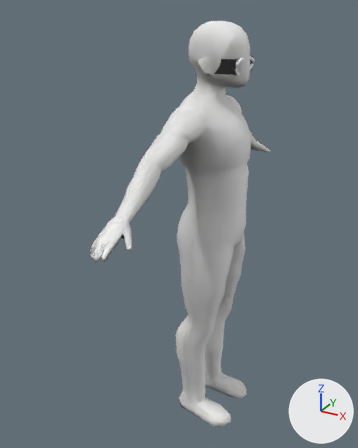
The glTF model roster/rin/attires/attire1/model.glb: old version first, new version second.
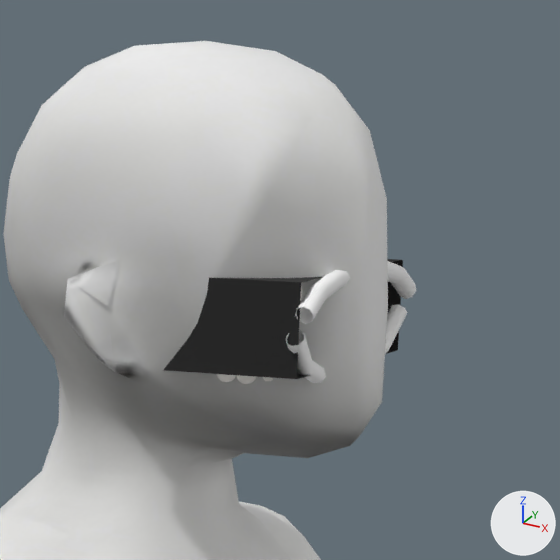
Each version appears first whole from a 50 mm lens placed at (0.457, -1.007, 0.527), pointed at (-0.082, -0.027, 0.037), and next in a close-up on the part from 52% to 78% of the width and 3% to 23% of the height. Arrows for +X, +Y and +Z are at lower right; the lights stay in place. The last two pictures show the newer version. Where no turn or scale is listed for an object, it has been applied to the vertices. Vertices at exactly the same position are counted once.

The first close-up shows 'ren_mouth_cavity', 'ren_mouth_lip_lower', 'ren_mouth_lip_upper', 'ren_mouth_teeth_lower', 'ren_mouth_teeth_upper', 'tripo_node_9b6dd445-87d8-4f80-be0e-4f4a166dedbe'.
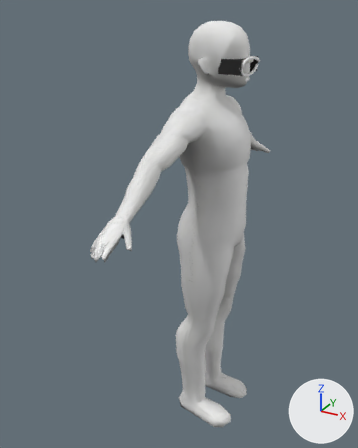
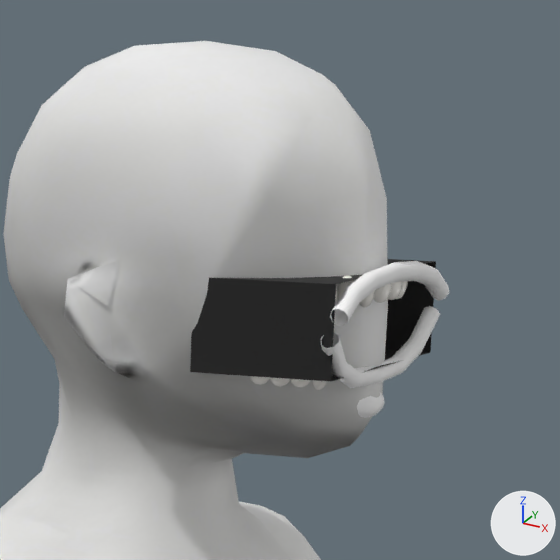
The change in detail:
me_ren_mouth_cavity is used by ob_ren_mouth_cavity; location (0.0, 0.0, 0.0).
me_ren_mouth_cavity had 8 vertices, 10 faces and spanned x 0.008..0.058, y -0.045..0.045, z 0.4..0.43.
me_ren_mouth_cavity now has 8 vertices, 10 faces and spans x 0.02..0.07, y -0.045..0.045, z 0.4..0.43.
me_ren_mouth_cavity part 1: the whole mesh is moved by (0.012, 0.0, 0.0).
me_ren_mouth_teeth_upper is used by ob_ren_mouth_teeth_upper; location (0.0, 0.0, 0.0).
me_ren_mouth_teeth_upper had 864 vertices, 1680 faces and spanned x 0.033..0.061, y -0.0444..0.0444, z 0.4201..0.4309.
me_ren_mouth_teeth_upper now has 864 vertices, 1680 faces and spans x 0.045..0.073, y -0.0444..0.0444, z 0.4201..0.4309.
me_ren_mouth_teeth_upper part 2: the whole mesh is moved by (0.012, 0.0, 0.0).
me_ren_mouth_lip_upper is used by ob_ren_mouth_lip_upper; location (0.0, 0.0, 0.0).
me_ren_mouth_lip_upper had 56 vertices, 96 faces and spanned x 0.0568..0.0632, y -0.0475..0.0475, z 0.4172..0.4332.
me_ren_mouth_lip_upper now has 56 vertices, 96 faces and spans x 0.0688..0.0752, y -0.0475..0.0475, z 0.4172..0.4332.
me_ren_mouth_lip_upper part 3: the whole mesh is moved by (0.012, 0.0, 0.0).
Object 'ren_mouth_teeth_lower' (ob_ren_mouth_teeth_lower) moves from (0.0, 0.0, 0.44) to (0.012, 0.0, 0.44).
Object 'ren_mouth_lip_lower' (ob_ren_mouth_lip_lower) moves from (0.0, 0.0, 0.44) to (0.012, 0.0, 0.44).
Object 'ren_mouth_chin' (ob_ren_mouth_chin) moves from (0.0, 0.0, 0.44) to (0.012, 0.0, 0.44).

Where the change shows, as pixel boxes (x1, y1, x2, y2) in the close-ups (560 x 560 px):
'ren_mouth_cavity', moved: before (164, 259, 403, 379); after (190, 259, 436, 381)
'ren_mouth_lip_upper', moved: before (295, 261, 416, 324); after (330, 261, 449, 326)
'ren_mouth_lip_lower', moved: before (286, 304, 408, 383); after (321, 306, 440, 388)
'ren_mouth_teeth_upper', moved (mostly hidden before): before (300, 285, 303, 300); after (335, 275, 408, 307)
'ren_mouth_teeth_lower', moved: before (216, 374, 273, 384); after (249, 376, 327, 390)
'ren_mouth_chin', moved (not visible before): after (357, 393, 385, 418)
